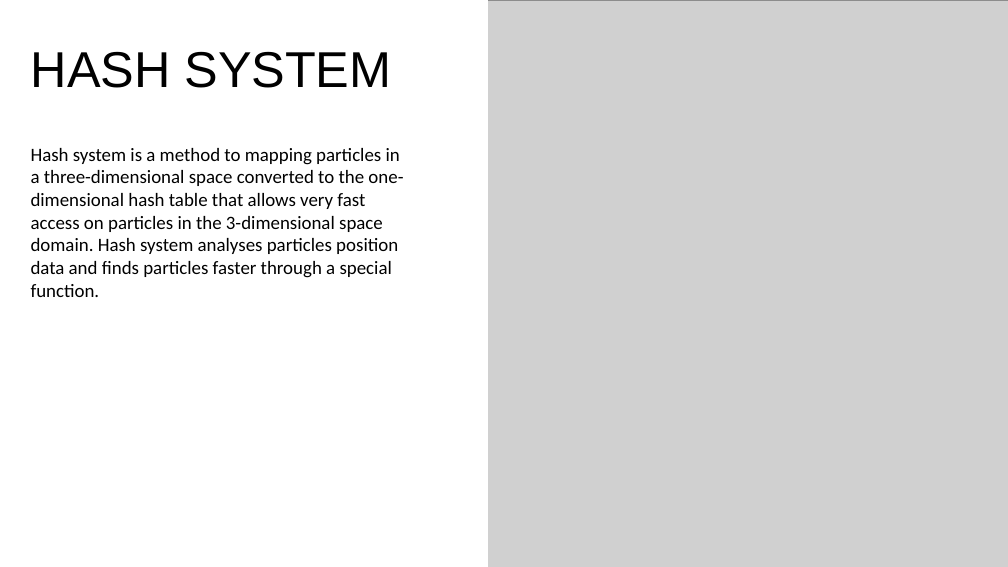
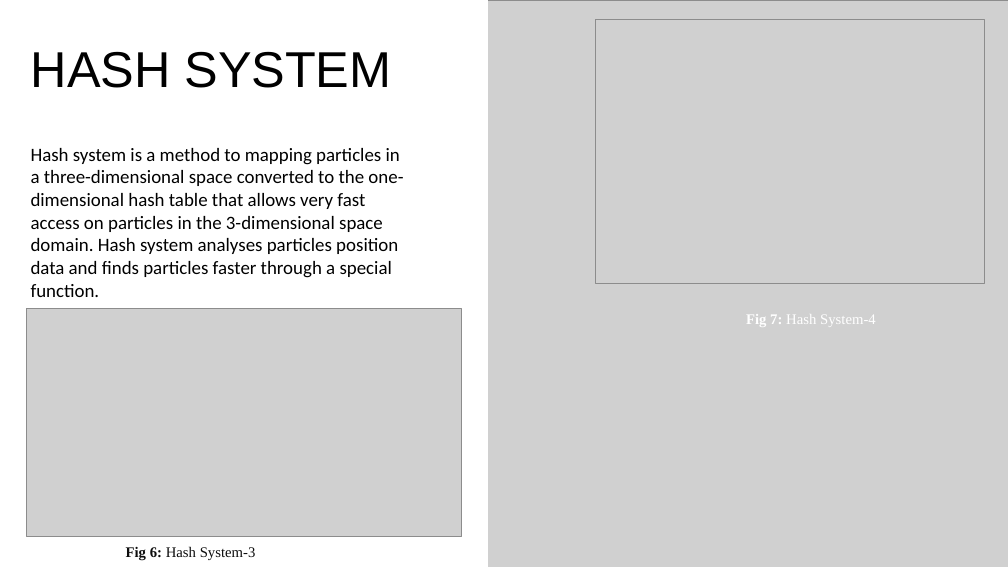
Before and after one commit to BudakBaran/POF, a slide deck: slide 6 of Docs/Documents/Slide/New version/POFslide v1.pptx. Drawn at 1008x567 pixels with LibreOffice and Linux fonts; fonts in the diff are those of the drawing; grey boxes stand for pictures. Boxes give left, top, right and bottom in pixels: in the first picture for what was removed or moved away, otherwise in the second. Text is boxed around its words. In the diff, an @@ line names an element or a change of style, - is before the commit and + after.

```diff
--- a/Docs/Documents/Slide/New version/POFslide v1.pptx
+++ b/Docs/Documents/Slide/New version/POFslide v1.pptx
@@ picture added at [595,20,985,284] @@
@@ picture added at [26,309,462,537] @@
@@ text added at [746,314,876,327], 14 pt, text #FFFFFF @@
+Fig 7: Hash System-4
@@ text added at [126,546,256,560], 14 pt, text #0D0D0D @@
+Fig 6: Hash System-3
```
Also in this commit, not shown: 7 other slides changed, 1 slide added, 17 other files.
